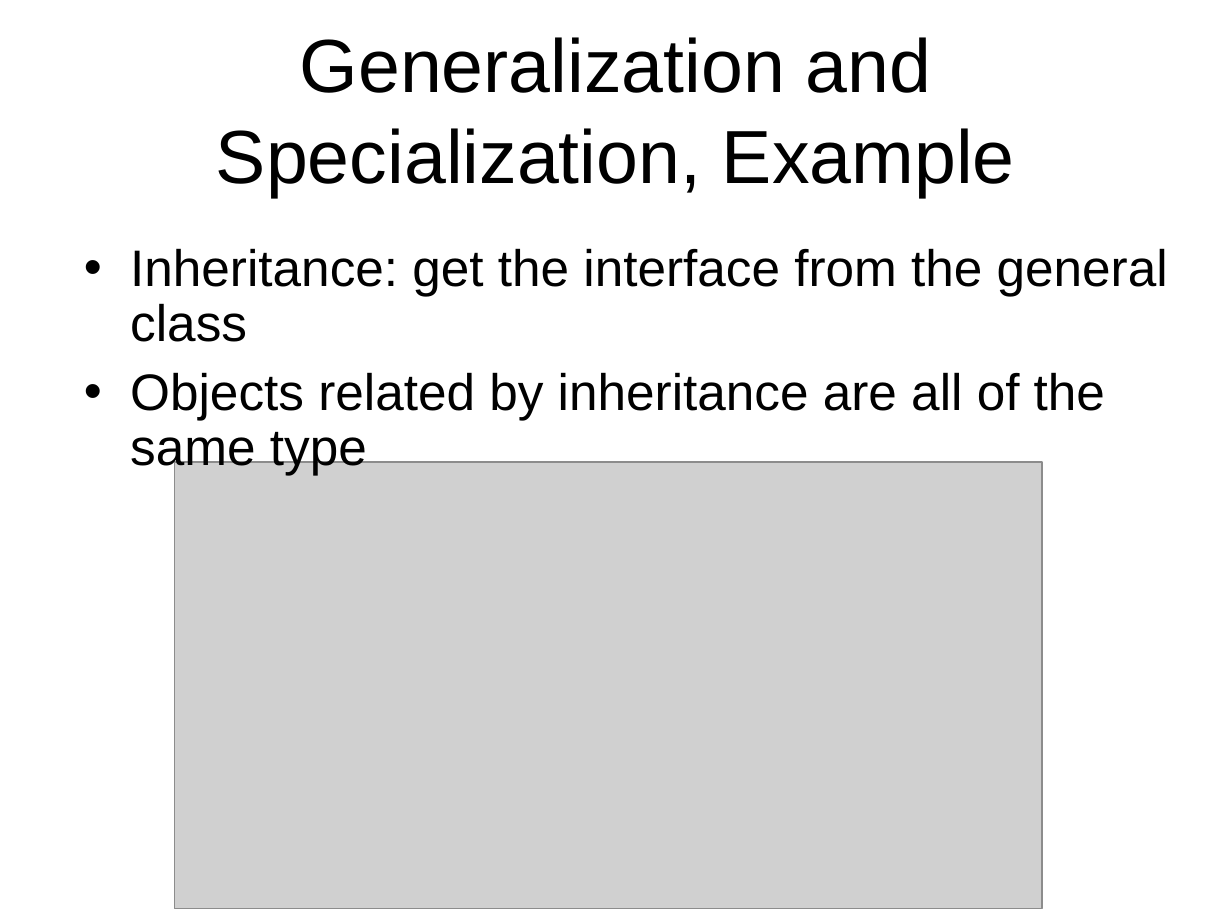
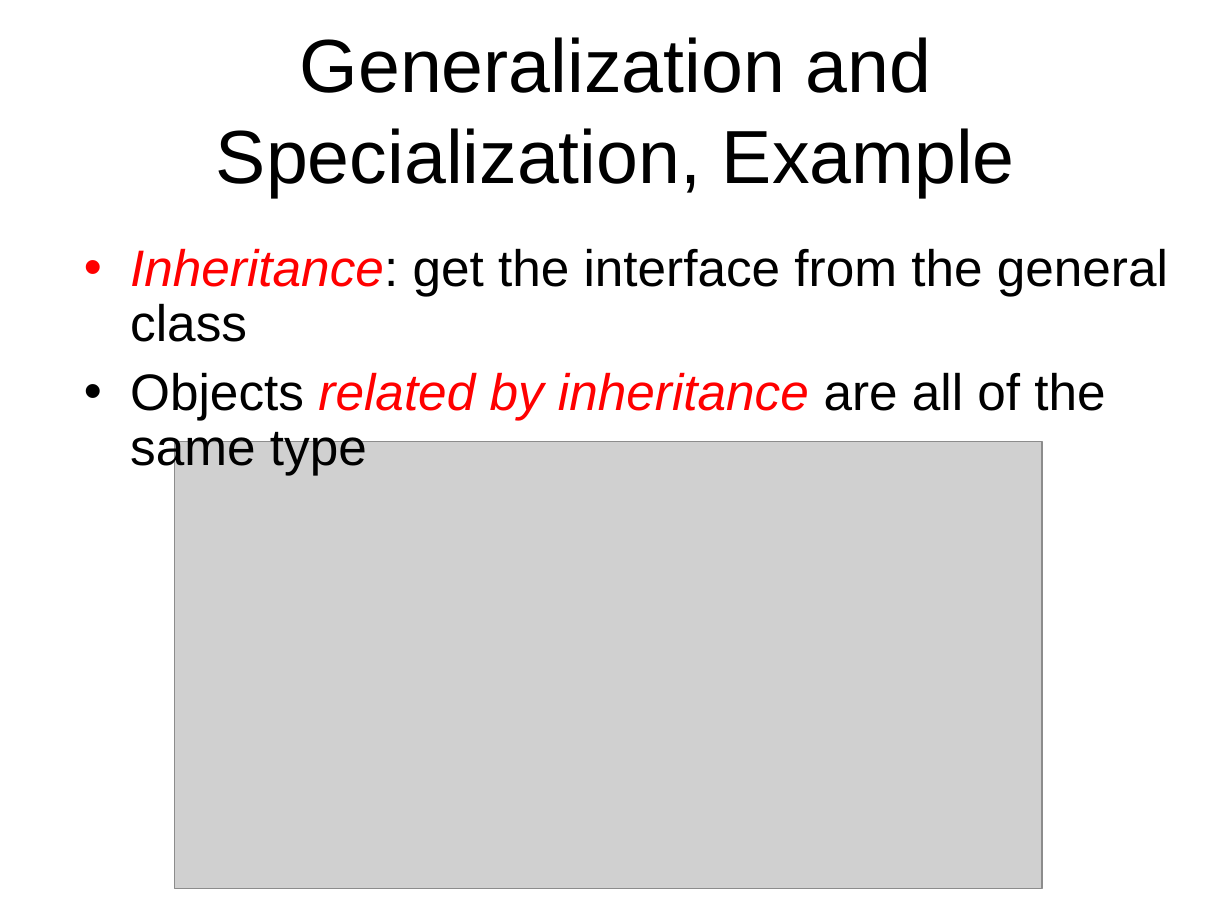
Before and after one commit to octaviordz/zjnu2017.github.io, a slide deck: slide 23 of OOP/lectures/020--Java.Basics.ppt. Drawn at 1232x924 pixels with LibreOffice and Linux fonts; fonts in the diff are those of the drawing; grey boxes stand for pictures. Boxes give left, top, right and bottom in pixels: in the first picture for what was removed or moved away, otherwise in the second. Text is boxed around its words. In the diff, an @@ line names an element or a change of style, - is before the commit and + after.

```diff
--- a/OOP/lectures/020--Java.Basics.ppt
+++ b/OOP/lectures/020--Java.Basics.ppt
@@ text "Inheritance: get the interface from ..." at box(130, 248, 1168, 475): text colour #000000 to #FF0000, italic on in "Inheritance:", "related by inheritance"; bullet colour #000000 to #FF0000 @@
@@ picture: place and size @@
-picture at box(175, 462, 1042, 909)
+picture at box(175, 441, 1042, 888)
```
Also in this commit, not shown: 18 other slides changed, 4 slides added, 5 other files.
